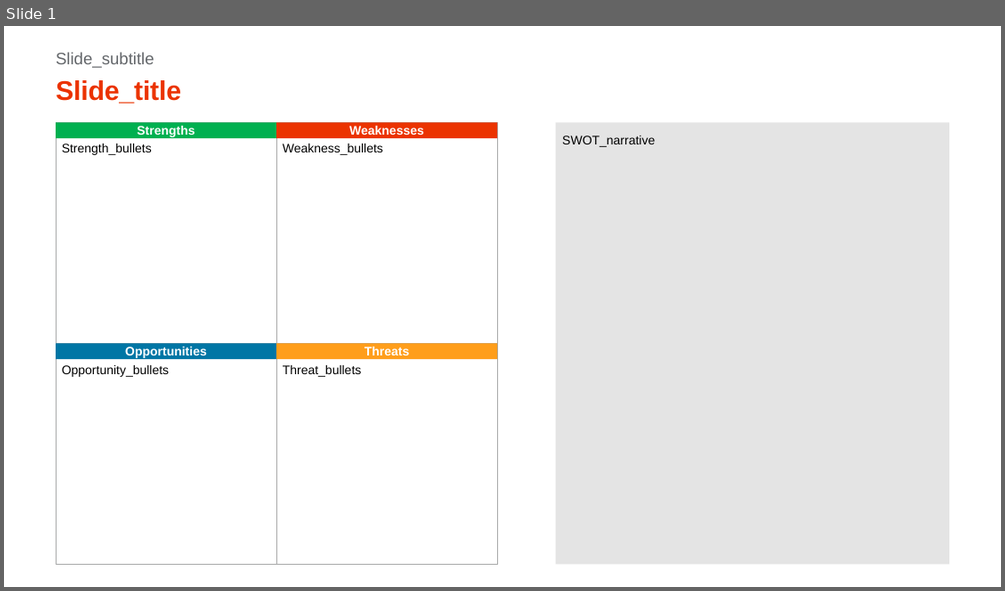
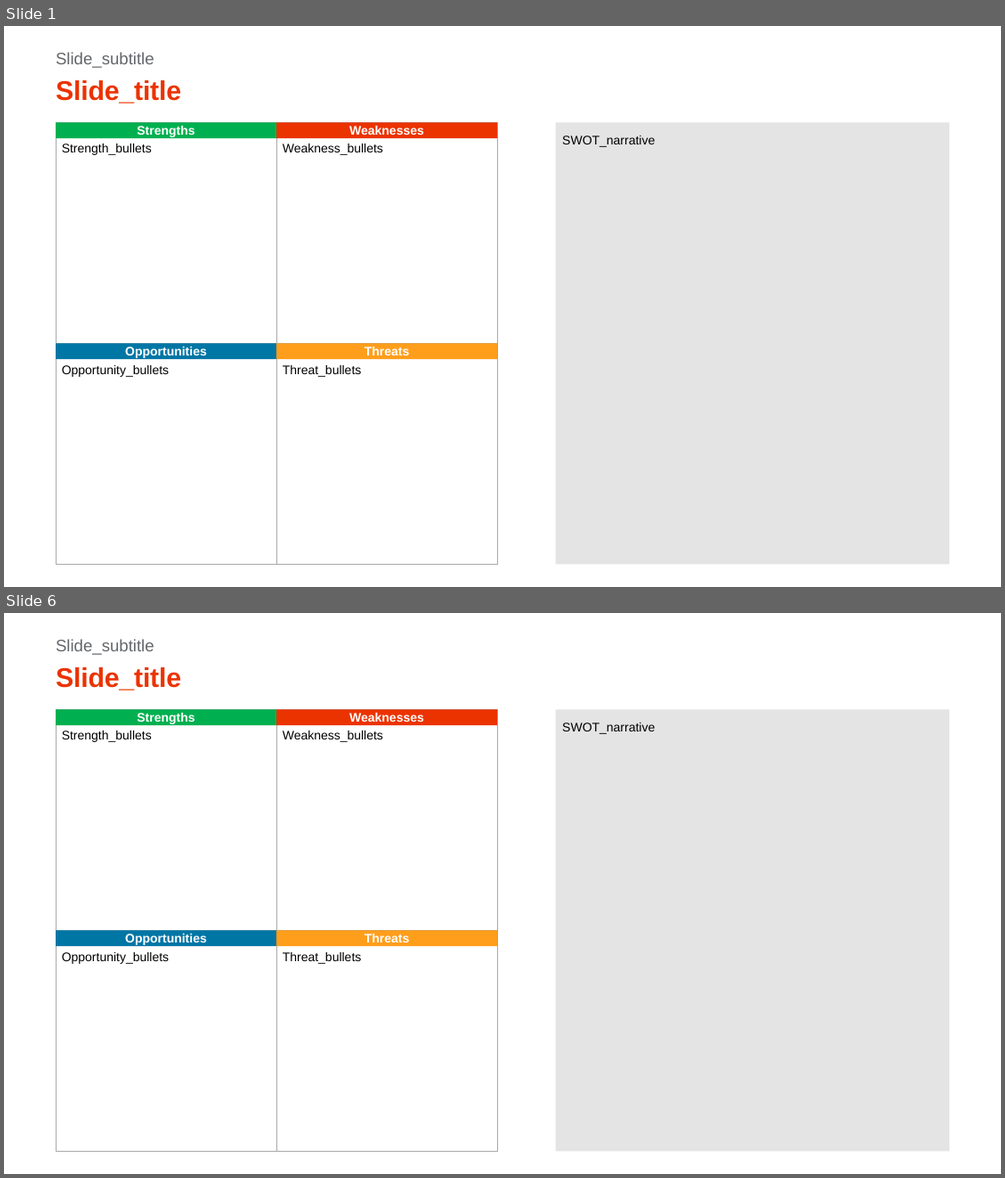
Before and after one commit to xpistos90210/templates, a slide deck: SWOT_template.pptx. Shown one above the other, each under a label of ours: slide 1 before the commit, slides 1 and 6 after it; the slides between them are not shown. The pictures are 1005x591 and 1005x1178 pixels, drawn with LibreOffice and Linux fonts; fonts in the diff are those of the drawing. Boxes give left, top, right and bottom in pixels: in the first picture for what was removed or moved away, otherwise in the second. Text is boxed around its words. In the diff, an @@ line names an element or a change of style, - is before the commit and + after.

```diff
--- a/SWOT_template.pptx
+++ b/SWOT_template.pptx
@@ slide 6 added at <box>4,613,1001,1174</box>, background #FFFFFF; not listed: 9 template elements that a slide beside it also shows @@
@@ text added at <box>56,639,154,655</box>, 16 pt, text #63666A @@
+Slide_subtitle
@@ title added at <box>56,667,181,690</box>, 26 pt, text #EB3300, bold @@
+Slide_title
@@ text added at <box>62,730,152,742</box>, 12 pt, text #000000 @@
+Strength_bullets
@@ text added at <box>283,730,383,742</box>, 12 pt, text #000000 @@
+Weakness_bullets
@@ text added at <box>562,722,655,734</box>, 12 pt, text #000000 @@
+SWOT_narrative
@@ text added at <box>62,952,169,964</box>, 12 pt, text #000000 @@
+Opportunity_bullets
@@ text added at <box>283,952,362,964</box>, 12 pt, text #000000 @@
+Threat_bullets
```
Also in this commit, not shown: 8 other slides added.
